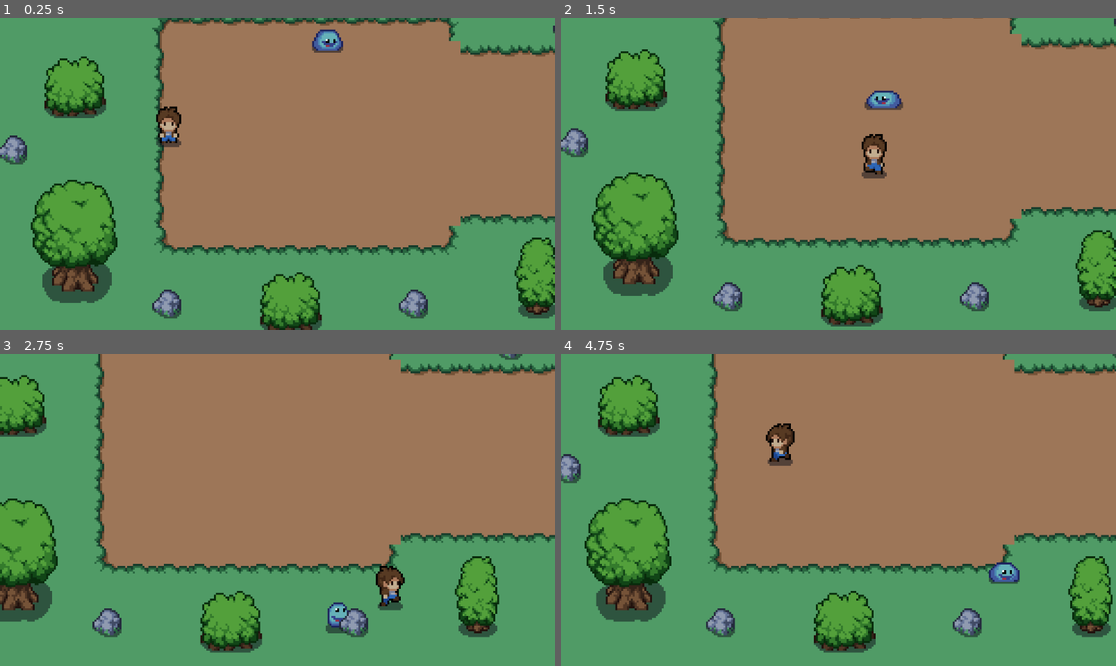
Above: before the commit, frames 1-4 (two rows, left to right).
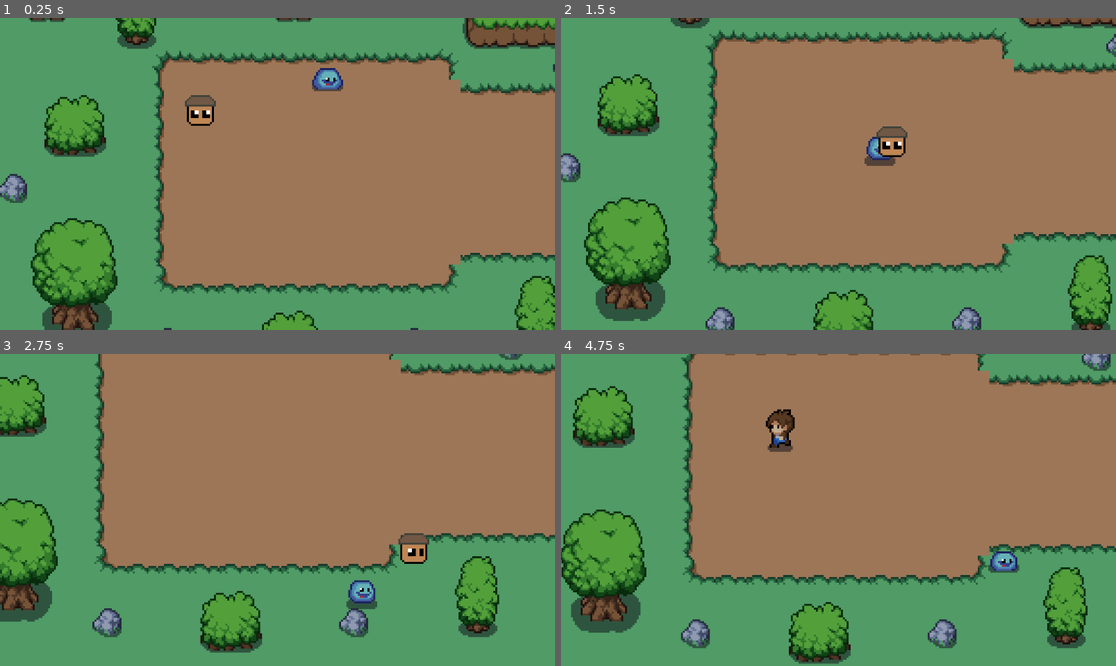
Above: after the commit, the same moments.

Repository: Abbby1007/Danish_The_Explorer
Game: Godot game, scene res://scenes/world.tscn
The game is run twice, just before and just after one commit, with the same random seed, the same clock (stepped at 60 frames per second) and the same inputs.
Inputs:
- Up to frame 1 (0.25 s): no input
- Up to frame 2 (1.5 s): tap Enter at 0.5 s; hold Right (ui_right) 0.53-1.28 s; tap E (attack) at 0.6, 1.35 s; hold Down (ui_down) from 1.28 s (still down)
- Up to frame 3 (2.75 s): release Down (ui_down) at 2.03 s; hold Right (ui_right) from 2.03 s (still down); tap E (attack) at 2.1 s
- Up to frame 4 (4.75 s): release Right (ui_right) at 2.78 s; hold Up (ui_up) 2.78-3.53 s; tap E (attack) at 2.85, 3.6, 4.35 s; hold Left (ui_left) from 3.53 s (still down)

The runs differ from the first frame. In frame 1, 37% of the frame differs, in the area x 0-100%, y 0-100%; in frame 2, 30%; in frame 3, 1.8%; in frame 4, 26%.

Commit message:
importing my own sprite

Diff:
--- /dev/null
+++ b/scenes/cliff_side.tscn
@@ -0,0 +1,3 @@
+[gd_scene format=3 uid="uid://ck3vnk3oodujs"]
+
+[node name="cliff_side" type="Node2D"]
--- a/scenes/player.tscn
+++ b/scenes/player.tscn
@@ -1,7 +1,9 @@
-[gd_scene load_steps=57 format=3 uid="uid://ciqb5opq3ynkd"]
+[gd_scene load_steps=60 format=3 uid="uid://ciqb5opq3ynkd"]
 
 [ext_resource type="Texture2D" uid="uid://bpboahr5qrnq" path="res://art/characters/player.png" id="1_3vyb7"]
 [ext_resource type="Script" uid="uid://cetfjs1cymss1" path="res://scripts/player.gd" id="1_g2els"]
+[ext_resource type="Texture2D" uid="uid://2sfv74q67jls" path="res://art/Danish the explorer sprite.png" id="3_qhqgy"]
+[ext_resource type="Texture2D" uid="uid://dixjnuq6tc8qt" path="res://art/Danish the explorer sprite - right.png" id="4_dqkch"]
 
 [sub_resource type="AtlasTexture" id="AtlasTexture_hax0n"]
 atlas = ExtResource("1_3vyb7")
@@ -66,6 +68,10 @@
 [sub_resource type="AtlasTexture" id="AtlasTexture_jc3p3"]
 atlas = ExtResource("1_3vyb7")
 region = Rect2(240, 240, 48, 48)
+
+[sub_resource type="AtlasTexture" id="AtlasTexture_sc3ue"]
+atlas = ExtResource("3_qhqgy")
+region = Rect2(0, 0, 16, 16)
 
 [sub_resource type="AtlasTexture" id="AtlasTexture_2dvfe"]
 atlas = ExtResource("1_3vyb7")
@@ -270,6 +276,22 @@
 }],
 "loop": true,
 "name": &"back_walk",
+"speed": 5.0
+}, {
+"frames": [{
+"duration": 1.0,
+"texture": SubResource("AtlasTexture_sc3ue")
+}],
+"loop": true,
+"name": &"d_front",
+"speed": 5.0
+}, {
+"frames": [{
+"duration": 1.0,
+"texture": ExtResource("4_dqkch")
+}],
+"loop": true,
+"name": &"d_right",
 "speed": 5.0
 }, {
 "frames": [{
@@ -430,7 +452,7 @@
 y_sort_enabled = true
 position = Vector2(-1, -18)
 sprite_frames = SubResource("SpriteFrames_smehm")
-animation = &"back_idle"
+animation = &"d_right"
 offset = Vector2(0, -15)
 
 [node name="CollisionShape2D" type="CollisionShape2D" parent="."]
--- a/scenes/world.tscn
+++ b/scenes/world.tscn
@@ -112,7 +112,9 @@
 layer_2/tile_data = PackedInt32Array(-327685, 655362, 7, 393211, 393218, 7, 262147, 524290, 6, -327693, 655362, 7, 262132, 2, 5, -65548, 393218, 7, -327690, 524290, 6, -262140, 2, 1, 393207, 2, 1, -458749, 2, 1, -393223, 2, 1, 65522, 2, 1, 393215, 2, 1)
 
 [node name="player" parent="." instance=ExtResource("4_k0juu")]
-position = Vector2(-131, 21)
+position = Vector2(-115, 1)
 
 [node name="enemy" parent="." instance=ExtResource("5_71j4m")]
 position = Vector2(-50, -44)
+
+[node name="collisions" type="StaticBody2D" parent="."]
--- a/scripts/player.gd
+++ b/scripts/player.gd
@@ -65,10 +65,10 @@
 	if dir == "right":
 		anim.flip_h = false
 		if movement == 1:
-			anim.play("side_walk")
+			anim.play("d_right")
 		elif movement == 0:
 			if attack_ip == false:
-				anim.play("side_idle")
+				anim.play("d_right")
 	elif dir == "left":
 		anim.flip_h = true
 		if movement == 1:
@@ -80,10 +80,10 @@
 	elif dir == "down":
 		anim.flip_h = true
 		if movement == 1:
-			anim.play("front_walk")
+			anim.play("d_front")
 		elif movement == 0:
 			if attack_ip == false:
-				anim.play("front_idle")
+				anim.play("d_front")
 
 	elif dir == "up":
 		anim.flip_h = true
Binary file added: art/Danish the explorer sprite - right.png
Not shown, added: art/Danish the explorer sprite - right.png.import
Binary file added: art/Danish the explorer sprite.png
Not shown, added: art/Danish the explorer sprite.png.import
Not shown: 3 places in scenes/world.tscn that only renumber resources
